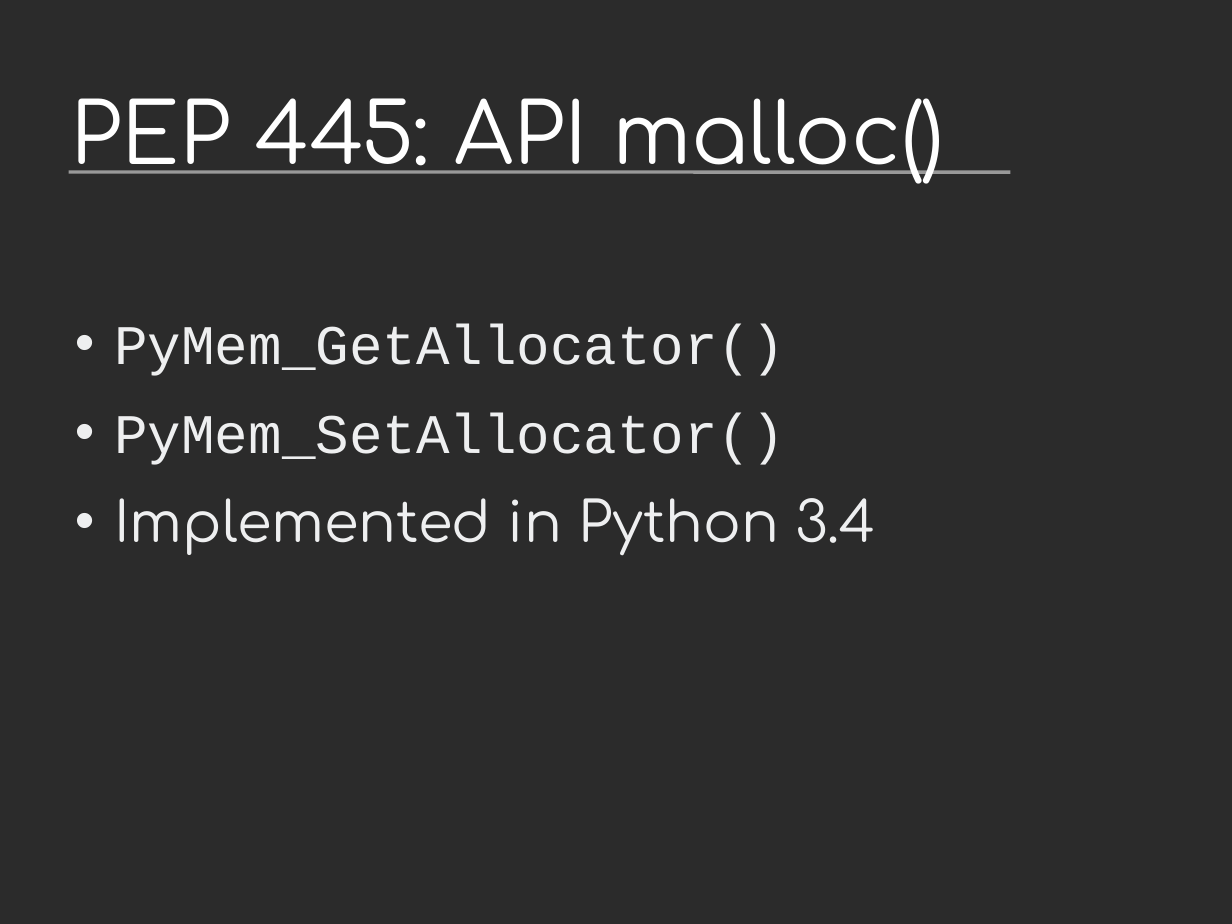
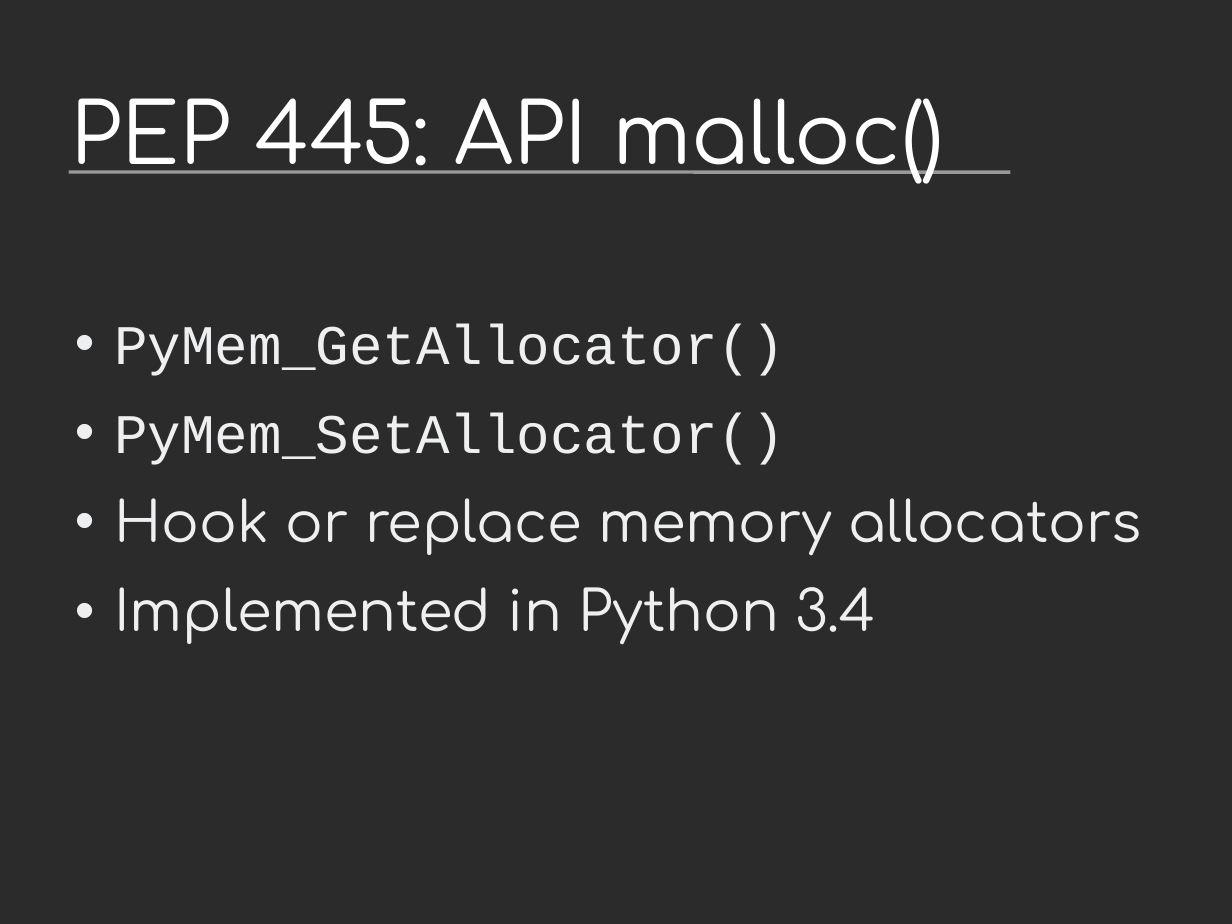
Before and after one commit to vstinner/talks, a slide deck: slide 14 of 2014-Pycon-Montreal/tracemalloc.odp (slide 16 before the commit). Drawn at 1232x924 pixels with LibreOffice and Linux fonts; fonts in the diff are those of the drawing; background and template pictures are left out; a plain dark background stands for a picture behind light text. Boxes give left, top, right and bottom in pixels: in the first picture for what was removed or moved away, otherwise in the second. Text is boxed around its words. In the diff, an @@ line names an element or a change of style, - is before the commit and + after.

```diff
--- a/2014-Pycon-Montreal/tracemalloc.odp
+++ b/2014-Pycon-Montreal/tracemalloc.odp
@@ text at <box>114,498,1142,556</box>: paragraph added @@
+• Hook or replace memory allocators
```
Also in this commit, not shown: 6 other slides changed, 3 slides added, 7 slides removed.
